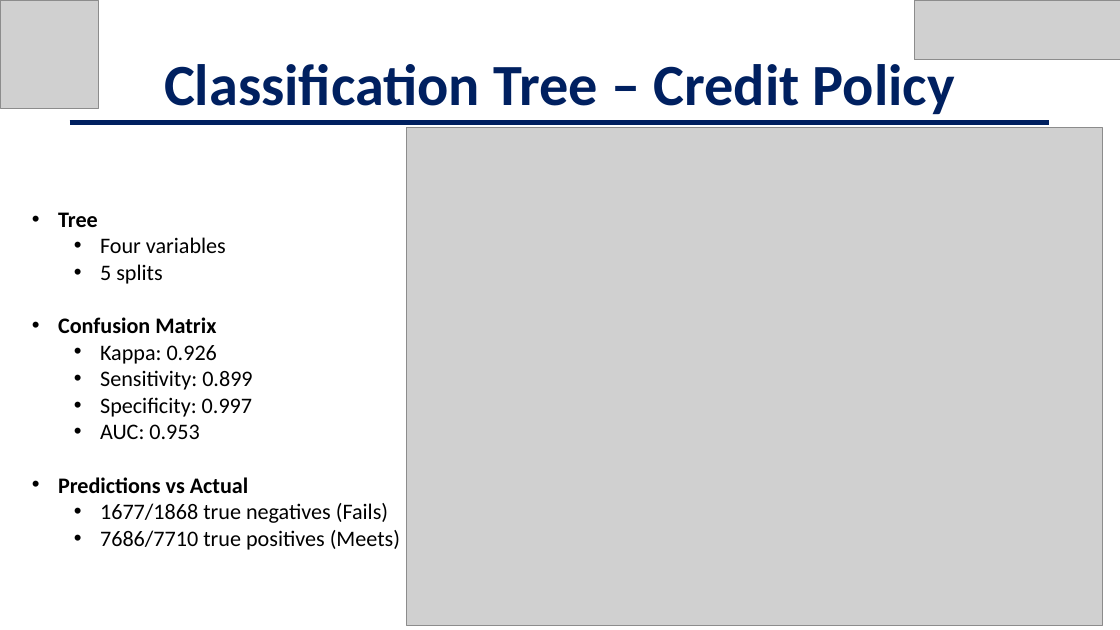
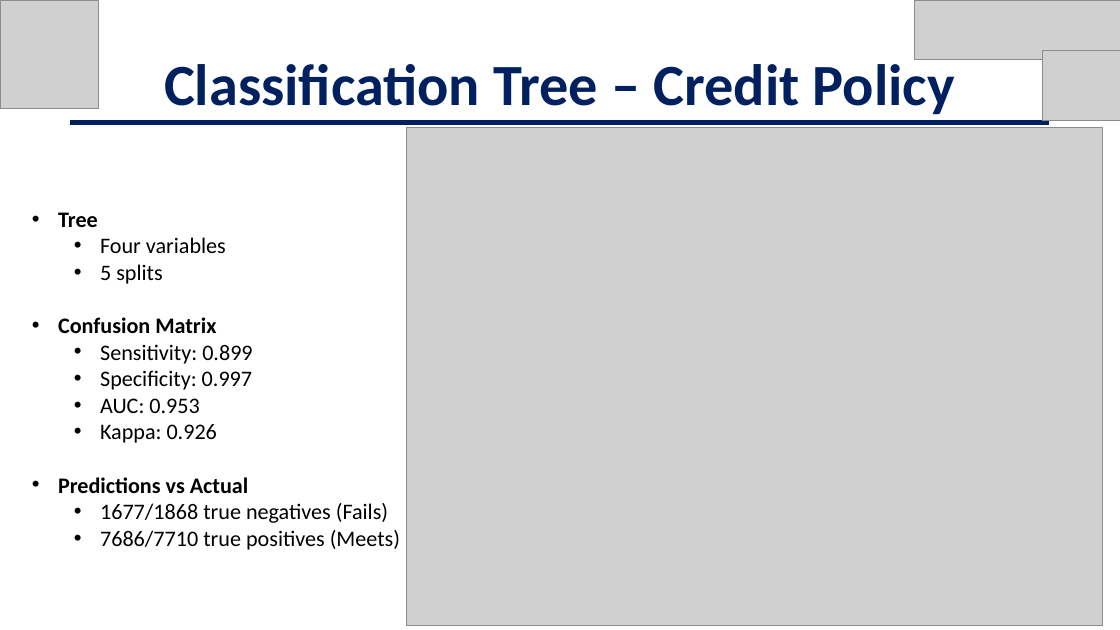
Before and after one commit to jschild01/JMB_DATS_6101, a slide deck: slide 24 of Project2/EDA_LendingClub_Slides - Project 2.pptx. Drawn at 1120x630 pixels with LibreOffice and Linux fonts; fonts in the diff are those of the drawing; grey boxes stand for pictures; background and template pictures are left out. Boxes give left, top, right and bottom in pixels: in the first picture for what was removed or moved away, otherwise in the second. Text is boxed around its words. In the diff, an @@ line names an element or a change of style, - is before the commit and + after.

```diff
--- a/Project2/EDA_LendingClub_Slides - Project 2.pptx
+++ b/Project2/EDA_LendingClub_Slides - Project 2.pptx
@@ picture added at [1043,50,1120,120] @@
@@ text at [100,345,217,364]: paragraph removed @@
-  • Kappa: 0.926
@@ text at [100,424,217,443]: paragraph added @@
+  • Kappa: 0.926
```
Also in this commit, not shown: 24 other slides changed, 2 slides removed.
